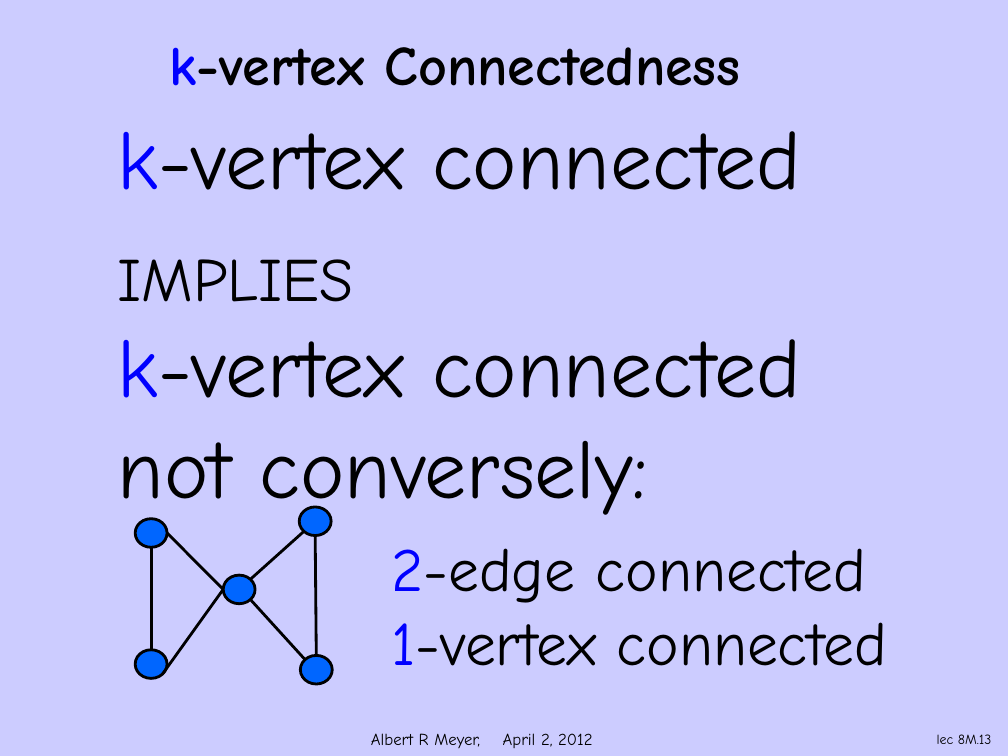
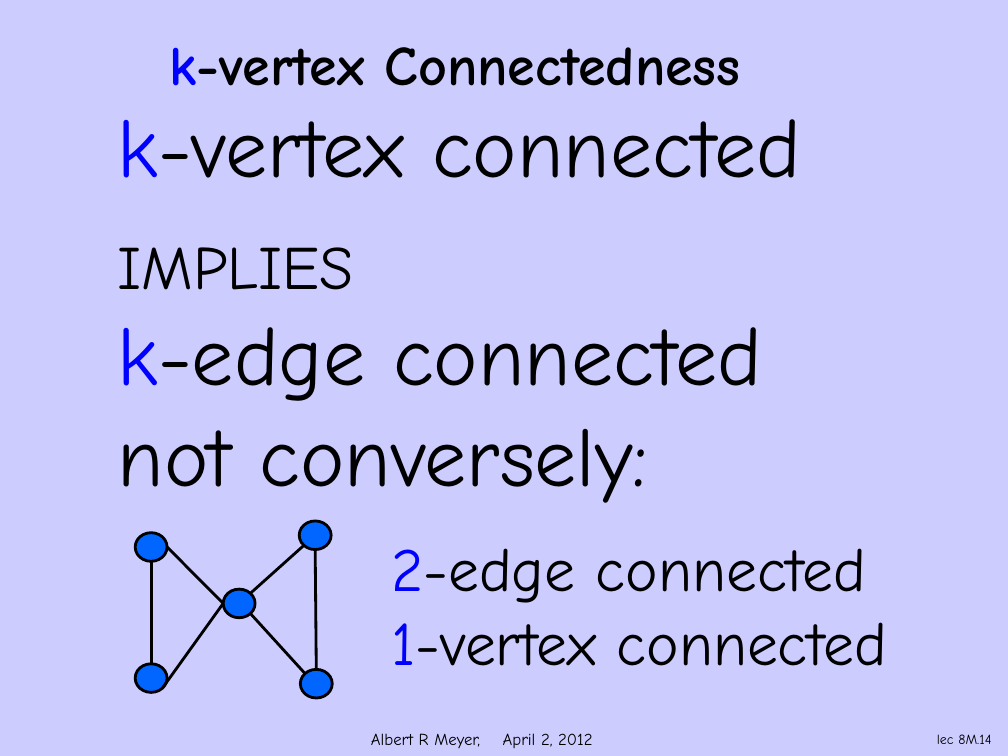
Before and after one commit to armeyer/mcs_web, a slide deck: slide 14 of spring12/slidesS12/simple-k-connect.pptx (slide 13 before the commit). Drawn at 1008x756 pixels with LibreOffice and Linux fonts; fonts in the diff are those of the drawing; background and template pictures are left out. Boxes give left, top, right and bottom in pixels: in the first picture for what was removed or moved away, otherwise in the second. Text is boxed around its words. In the diff, an @@ line names an element or a change of style, - is before the commit and + after.

```diff
--- a/spring12/slidesS12/simple-k-connect.pptx
+++ b/spring12/slidesS12/simple-k-connect.pptx
@@ text "k-vertex connected" moved from (x1=118, y1=131, x2=801, y2=525) to (x1=118, y1=119, x2=801, y2=503) @@
@@ text at (x1=118, y1=327, x2=762, y2=401): text changed @@
-k-vertex connected
+k-edge connected
@@ 6 lines, 5 ellipses moved together from (x1=135, y1=507, x2=333, y2=684) to (x1=135, y1=521, x2=333, y2=698) @@
@@ page number at (x1=937, y1=734, x2=991, y2=744): text changed @@
-lec 8M.13
+lec 8M.14
```
Also in this commit, not shown: 2 other slides changed, 3 slides added, 3 other files.
